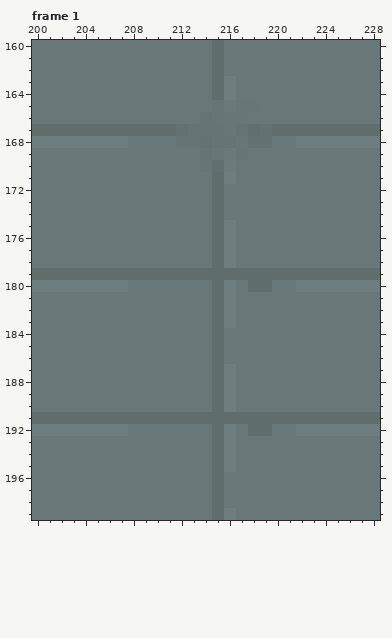
One commit to this pixel-art file: Assets/Resources/new aseprite/level_design_test/sector_2_environment_scene.aseprite. Above: the version before the commit.
384x288 pixels, 3 frames. Shown: frame 1: x 200..228, y 160..199. The commit also changed other frames or places, which this record leaves out.
The same view after the edit:
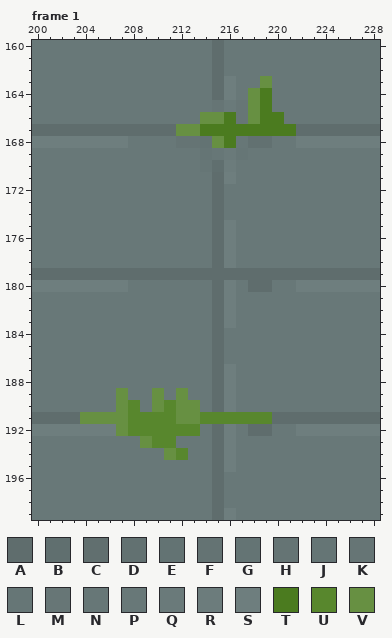
Palette (. is transparent): A #5f6d6d  B #606f6f  C #616f6f  D #627171  E #637373  F #647373  G #647474  H #657474  J #657575  K #667575  L #667676  M #677676  N #677777  P #687878  Q #6a7a7a  R #6c7c7c  S #6e7e7e  T #4b7b1f  U #58872d  V #679042
Diff:
Frame 1, layer "plants":
y 163: x 219 P -> V
y 164: x 218..219 PP -> VT
y 165: x 218..219 MP -> VT
y 166: x 214..216 GKM -> VVT; x 218..220 PPP -> VTT
y 167: x 212..221 DGGHMFCDAA -> VVTTTTTTTT
y 168: x 215..216 HH -> VT
y 189: x 207 P -> V; x 210 P -> V; x 212 P -> V
y 190: x 207..208 PP -> VU; x 210..213 PPPP -> VUVV
y 191: x 204..219 AAAAAAAAAAAAAAAA -> VVVVUUUUVVUUUUUU
y 192: x 207..213 SPPPPPP -> VUUUUUU
y 193: x 209..211 PPP -> VUU
y 194: x 211..212 PP -> VU
Boxes around the changes in both pictures, in picture pixels (x1, y1, x2, y2):
changed: (176, 76, 296, 148)
changed: (80, 388, 272, 460)
